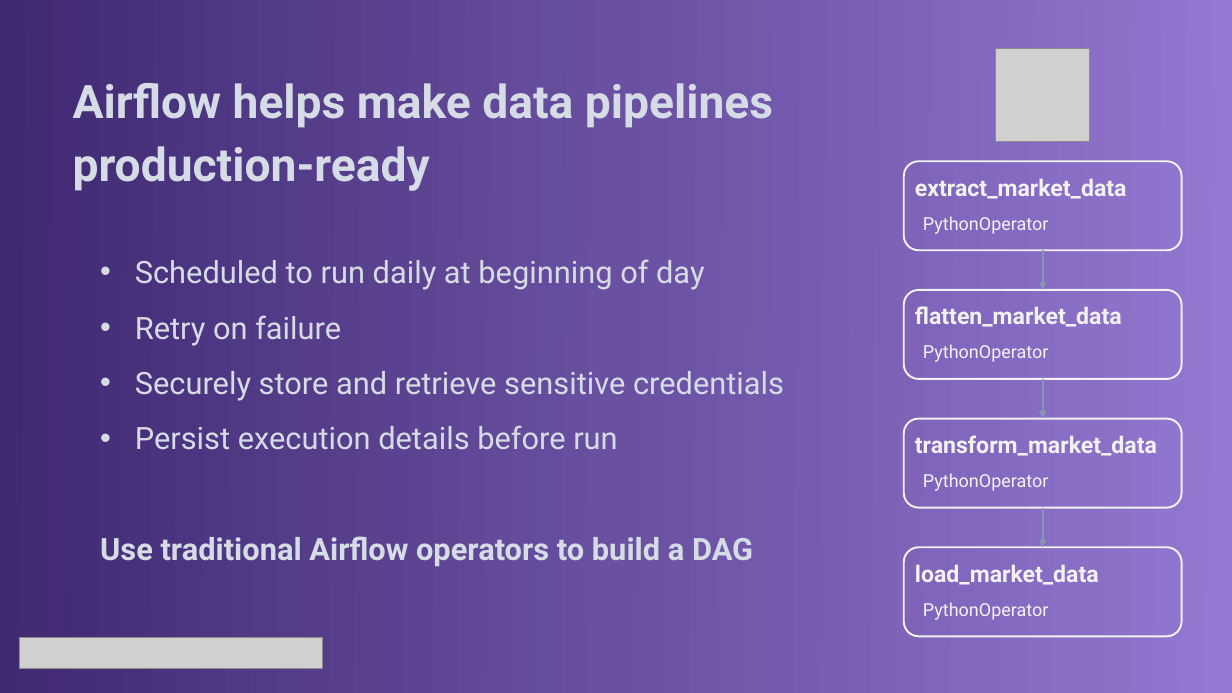
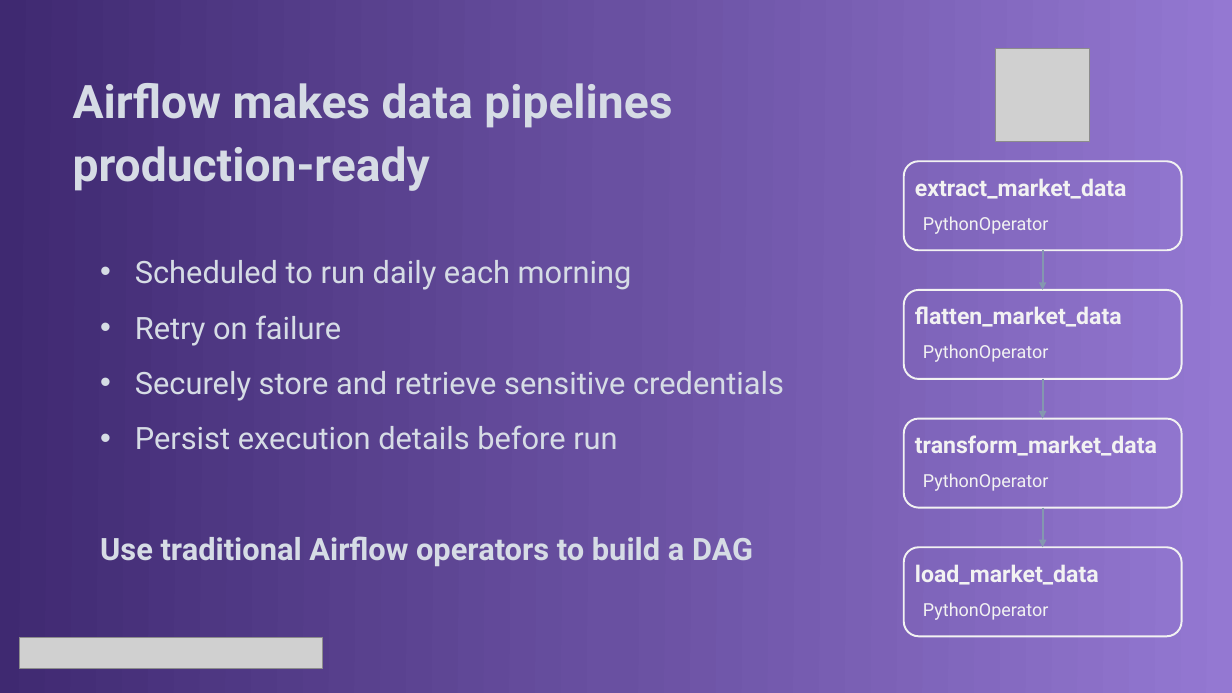
Before and after one commit to jroachgolf84/astronomer-panel-interview, a slide deck: slide 8 of documentation/Astronomer Panel Presentation.pptx (slide 7 before the commit). Drawn at 1232x693 pixels with LibreOffice and Linux fonts; fonts in the diff are those of the drawing; grey boxes stand for pictures. Boxes give left, top, right and bottom in pixels: in the first picture for what was removed or moved away, otherwise in the second. Text is boxed around its words. In the diff, an @@ line names an element or a change of style, - is before the commit and + after.

```diff
--- a/documentation/Astronomer Panel Presentation.pptx
+++ b/documentation/Astronomer Panel Presentation.pptx
@@ text at (x1=73, y1=83, x2=672, y2=191): text changed @@
-Airflow helps make data pipelines production-ready
+Airflow makes data pipelines production-ready
@@ text at (x1=135, y1=260, x2=632, y2=290): text changed @@
-• Scheduled to run daily at beginning of day
+• Scheduled to run daily each morning
```
Also in this commit, not shown: 14 other slides changed, 1 slide added, 1 other file.
